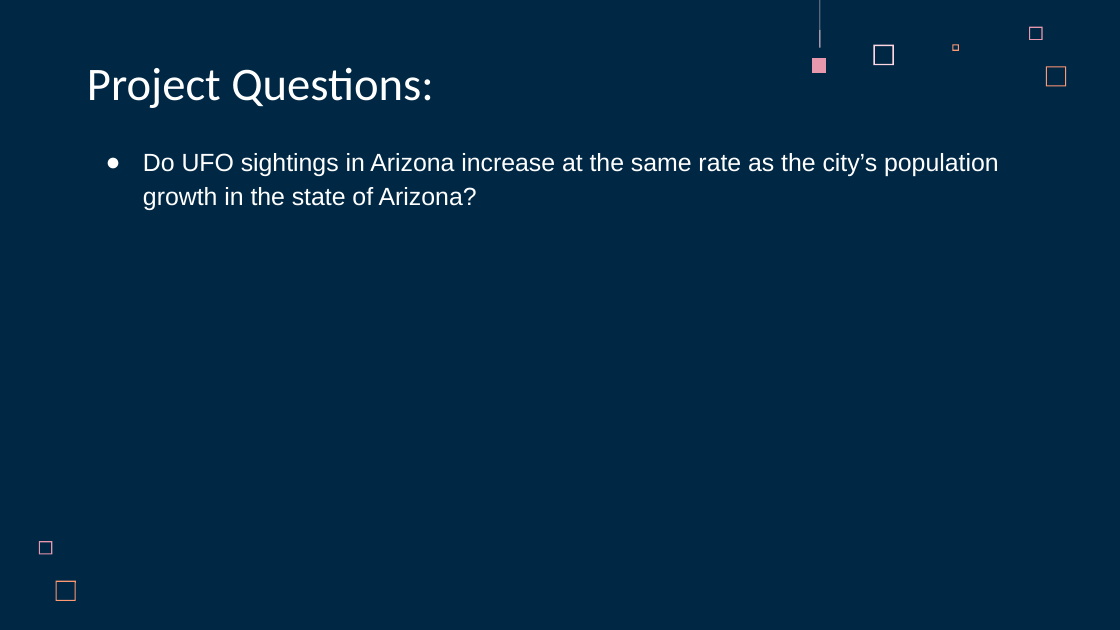
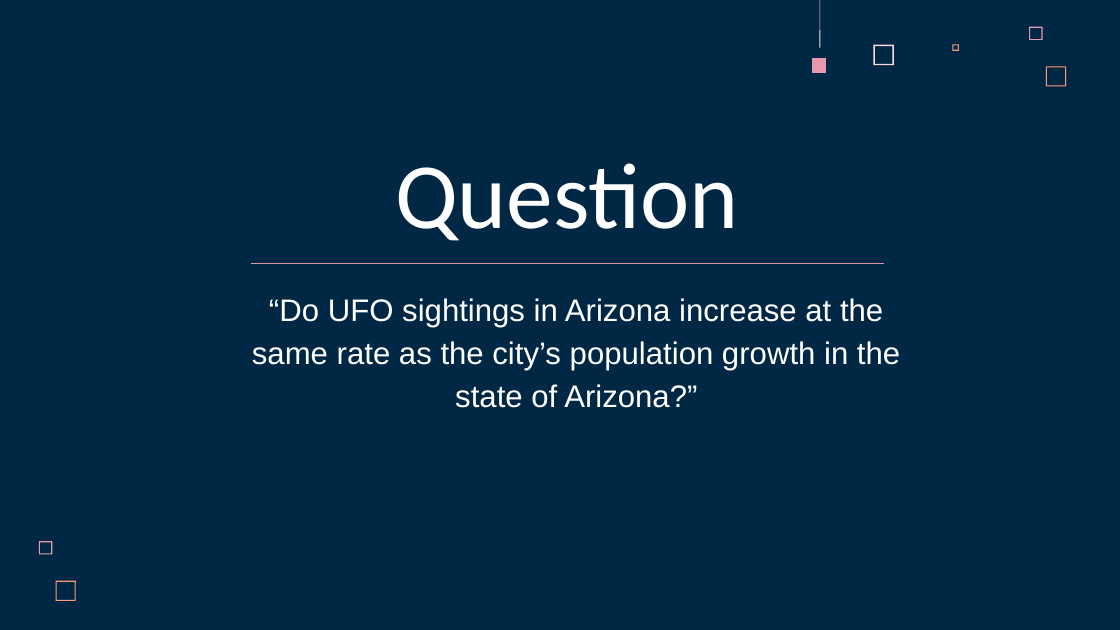
Before and after one commit to acegal1/Group1_Final_Project, a slide deck: slide 5 of _Group 1 Final Project Presentation - UFO Sightings in Arizona.pptx (slide 6 before the commit). Drawn at 1120x630 pixels with LibreOffice and Linux fonts; fonts in the diff are those of the drawing. Boxes give left, top, right and bottom in pixels: in the first picture for what was removed or moved away, otherwise in the second. Text is boxed around its words. In the diff, an @@ line names an element or a change of style, - is before the commit and + after.

```diff
--- a/_Group 1 Final Project Presentation - UFO Sightings in Arizona.pptx
+++ b/_Group 1 Final Project Presentation - UFO Sightings in Arizona.pptx
@@ title removed at (87, 67, 434, 108) @@
-Project Questions:
@@ title added at (395, 163, 739, 241), 60 pt, text #FFFFFF @@
+Question
@@ line added from (251, 263) to (884, 263), #E593A7 0.75 pt @@
@@ text at (252, 298, 900, 408): text changed; size 16 to 20 pt @@
-● Do UFO sightings in Arizona increase at the same rate as the city’s population growth in the state of Arizona?
+“Do UFO sightings in Arizona increase at the same rate as the city’s population growth in the state of Arizona?”
```
Also in this commit, not shown: 7 other slides changed, 7 slides added, 5 slides removed.
